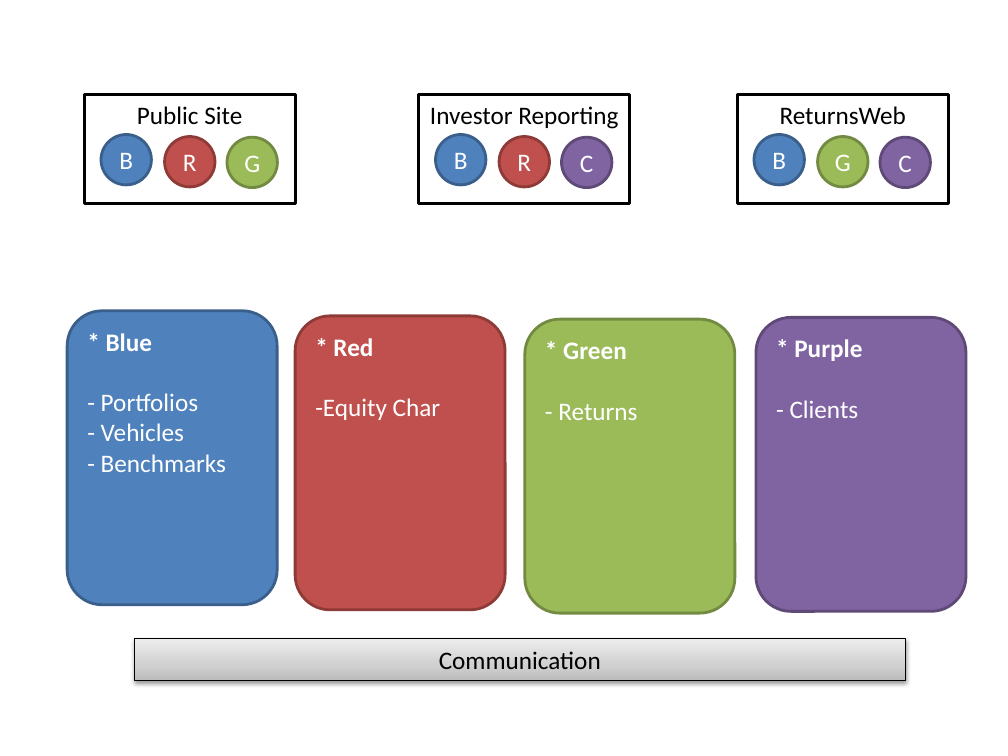
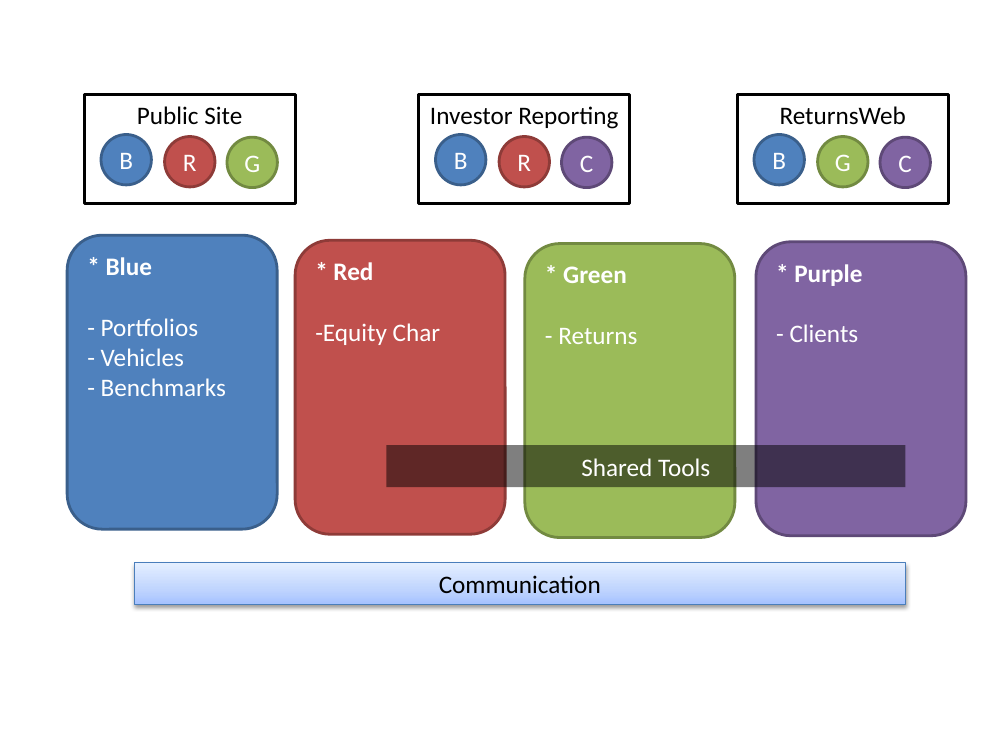
Before and after one commit to linus123/Mentoring-Resources, a slide deck: slide 3 of src/ServiceOrientedArchitecture/SOA.pptx. Drawn at 1008x756 pixels with LibreOffice and Linux fonts; fonts in the diff are those of the drawing. Boxes give left, top, right and bottom in pixels: in the first picture for what was removed or moved away, otherwise in the second. Text is boxed around its words. In the diff, an @@ line names an element or a change of style, - is before the commit and + after.

```diff
--- a/src/ServiceOrientedArchitecture/SOA.pptx
+++ b/src/ServiceOrientedArchitecture/SOA.pptx
@@ rectangle added at [386, 446, 905, 488], fill #000000 at 50% opacity, 18 pt, text #FFFFFF @@
+Shared Tools
@@ 4 rounded rectangles, 1 rectangle: place and size @@
-4 rounded rectangles, 1 rectangle at [68, 310, 966, 680]
+4 rounded rectangles, 1 rectangle at [68, 235, 966, 605]
@@ rectangle "Communication" at [134, 562, 905, 605]: fill gradient #BDBDBD to #D1D1D1 to #EEEEEE to gradient #A4C4FF to #BFD4FF to #E6EEFF; outline #000000 0.75 pt to #4B7EBC 0.75 pt @@
```
Also in this commit, not shown: 2 other slides changed, 5 other files.
